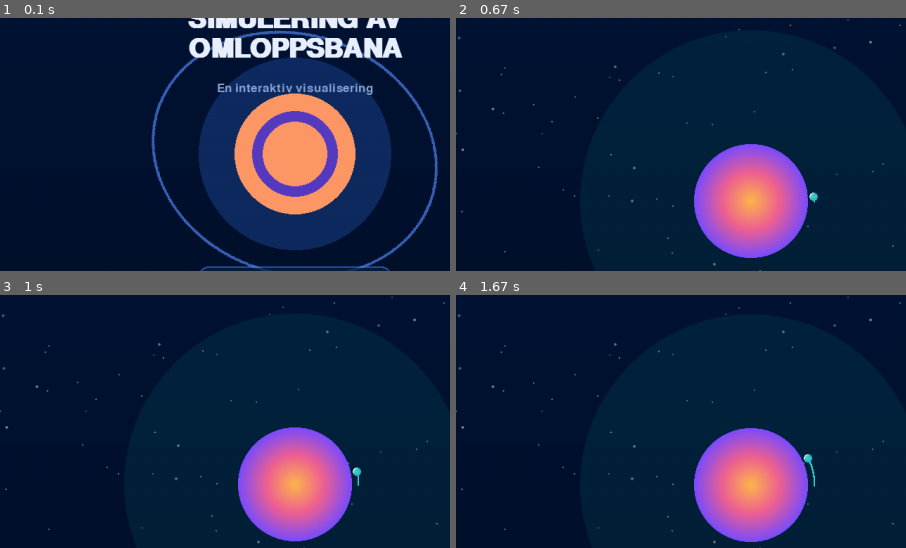
Above: before the commit, frames 1-4 (two rows, left to right).
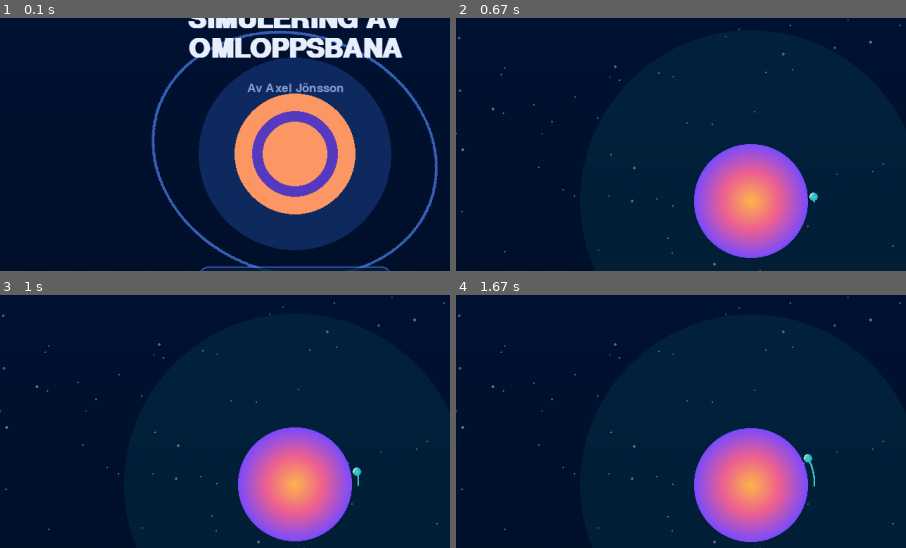
Above: after the commit, the same moments.

Repository: askel-dev/gymnasiearbete-omloppsbana
Game: pygame game, started from src/orbit_pygame.py
Two runs of this game, one before a commit and one after it. Both use one fixed random seed, a clock stepped at 60 frames per second and the inputs below.
Inputs:
- Up to frame 1 (0.1 s): no input
- Up to frame 2 (0.67 s): click "STARTA SIMULATION" at 0.38 s
- Up to frame 3 (1 s): hold Right from 0.67 s (still down)
- Up to frame 4 (1.67 s): release Right at 1.13 s; hold Up 1.17-1.47 s; tap Space at 1.23, 1.57 s; hold Right from 1.5 s (still down)
The pictures show only the part of the screen within x 17-67%, y 20-70%; the shares and areas given below are measured in that part.

The runs differ from the first frame. In frame 1, 0.7% of the frame differs, in the area x 48-83%, y 25-31%; in frame 2, nothing differs; in frame 3, nothing differs; in frame 4, nothing differs.

Commit message:
main menu

Diff:
--- a/src/orbit_pygame.py
+++ b/src/orbit_pygame.py
@@ -864,7 +864,7 @@
                 title_rect = title_surf.get_rect(midtop=(WIDTH // 2, title_top + idx * title_line_height))
                 screen.blit(title_surf, title_rect)
 
-            tagline_text = "En interaktiv visualisering"
+            tagline_text = "Av Axel Jönsson"
             tagline_surf = tagline_font.render(tagline_text, True, MENU_TAGLINE_COLOR)
             tagline_rect = tagline_surf.get_rect(
                 midtop=(WIDTH // 2, title_top + len(title_lines) * title_line_height + 24)
